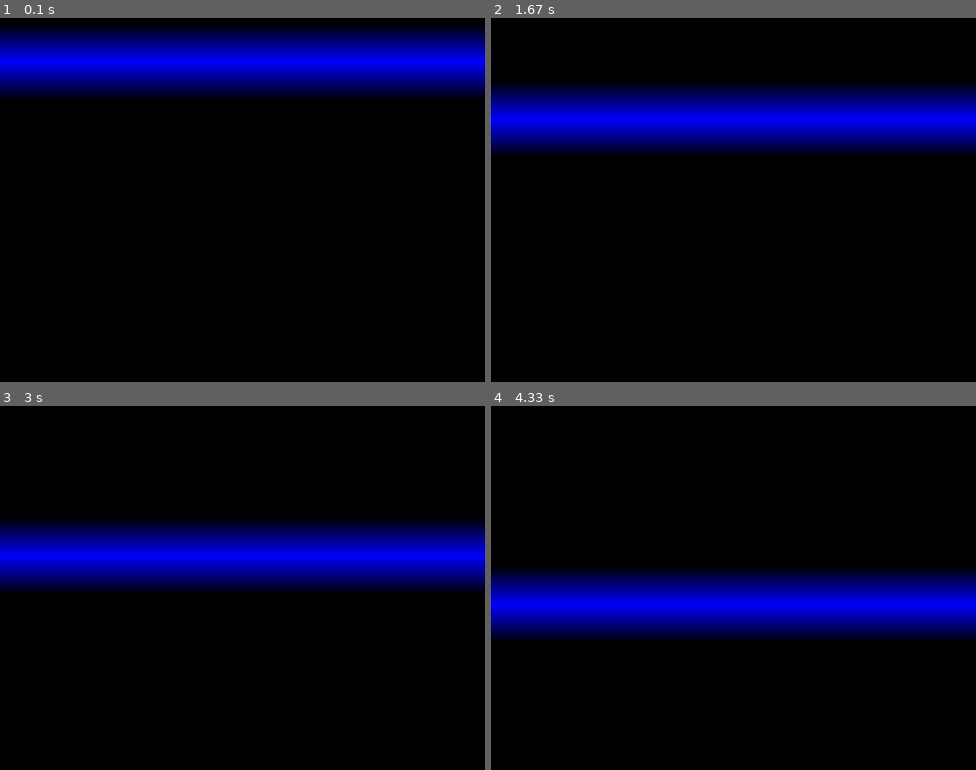
Above: before the commit, frames 1-4 (two rows, left to right).
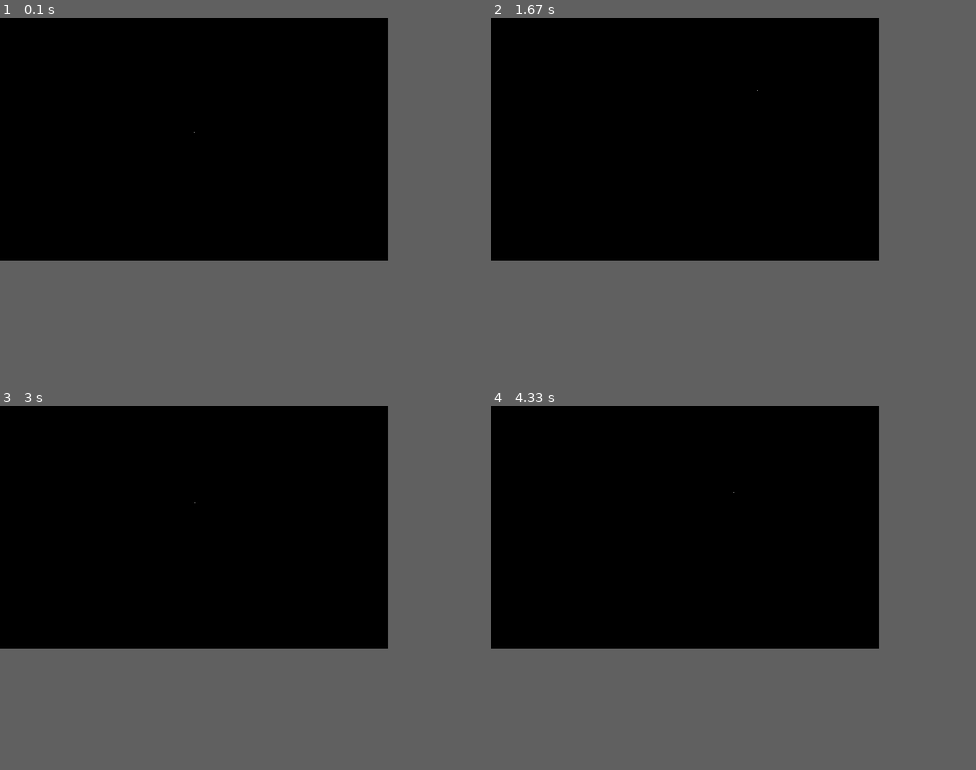
Above: after the commit, the same moments.

Repository: BucSy/pygame_
Game: pygame game, started from game.py
Two runs of this game, one before a commit and one after it. Both use one fixed random seed, a clock stepped at 60 frames per second and the inputs below.
Inputs:
- Up to frame 1 (0.1 s): no input
- Up to frame 2 (1.67 s): hold Right 0.33-0.8 s; hold Up 0.83-1.13 s; hold Right 1.17-1.63 s
- Up to frame 3 (3 s): hold Left 1.67-2.2 s; hold Down 2.23-2.53 s; hold Left 2.57-2.97 s
- Up to frame 4 (4.33 s): hold Up 3-3.37 s; hold Right 3.4-4.03 s; hold Down from 4.07 s (still down)
In our replay, the window is 800x600 before the commit and 640x400 after it. These sizes can differ from the game's own. Grey fills any space a smaller window leaves; there, only what the larger window draws over its background counts as a difference.

The runs differ from the first frame. In frame 1, 19% of the frame differs, in the area x 0-100%, y 2-32%; in frame 2, 19%; in frame 3, 19%; in frame 4, 19%.

Commit message:
Maybe i can make a snake game in python :)

Diff:
--- a/game.py
+++ b/game.py
@@ -1,25 +1,48 @@
 import pygame
 
-y = 0
-dir = 1
-running = 1
-barheight = 124
-screen = pygame.display.set_mode((800, 600))
+width = 640
+height = 400
 
-barcolor = []
-for i in range(1, 63):
-    barcolor.append((0,0, i*4))
-for i in range(1, 63):
-    barcolor.append((0,0, 255 - i*4))
+x = int(round(width / 2))
+y = int(round(height / 2))
+
+dir_x = 0
+dir_y = -1
+
+screen = pygame.display.set_mode((width, height))
+clock = pygame.time.Clock()
+running = True
 
 while running:
-    event = pygame.event.poll()
-    if (event.type == pygame.QUIT):
-        running = 0
-    screen.fill((0,0,0))
-    for i in range(0, barheight):
-        pygame.draw.line(screen, barcolor[i], (0, y+i), (799, y+i))
-    y += dir
-    if (y + barheight > 599 or y < 0):
-        dir *= -1
+    x += dir_x
+    y += dir_y
+
+    if x <= 0 or x >= width or y <= 0 or y >= height:
+        print("Crash!")
+        print(x)
+        print(y)
+        running = False
+
+    screen.fill((0, 0, 0))
+    screen.set_at((x, y), (255, 255, 255))
+
+    for event in pygame.event.get():
+        if event.type == pygame.QUIT:
+            running = False
+        elif event.type == pygame.KEYDOWN:
+            if event.key == pygame.K_UP:
+                dir_x = 0
+                dir_y = -1
+                print("up")
+            elif event.key == pygame.K_DOWN:
+                dir_x = 0
+                dir_y = 1
+            elif event.key == pygame.K_LEFT:
+                dir_x = -1
+                dir_y = 0
+            elif event.key == pygame.K_RIGHT:
+                dir_x = 1
+                dir_y = 0
+
     pygame.display.flip()
+    clock.tick(120)
